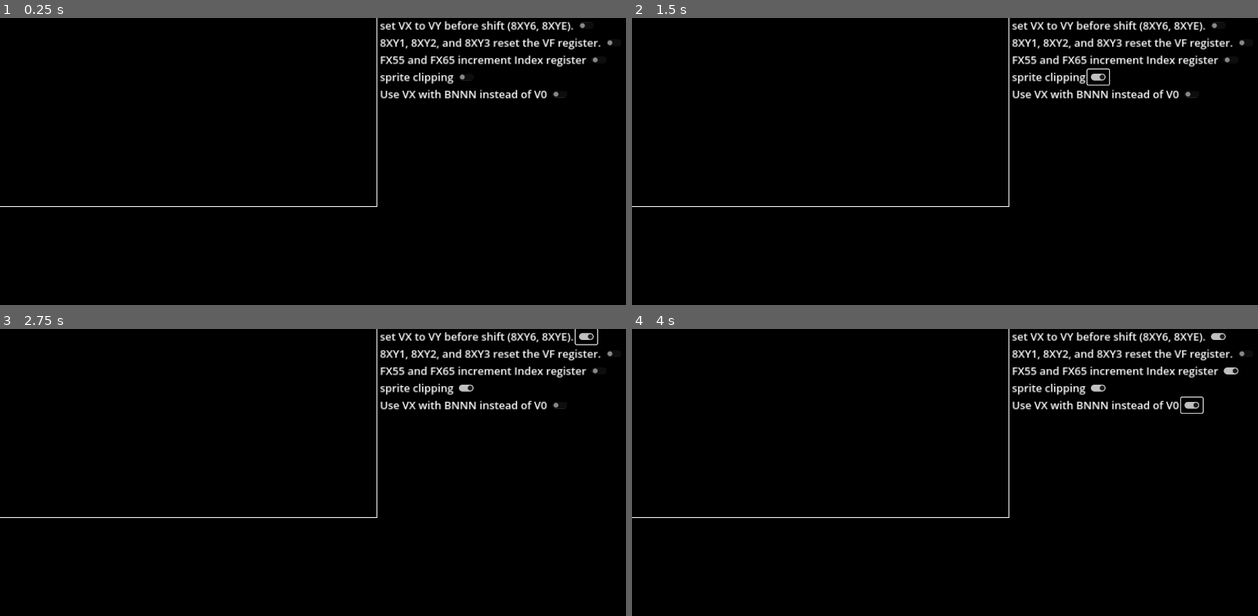
Above: before the commit, frames 1-4 (two rows, left to right).
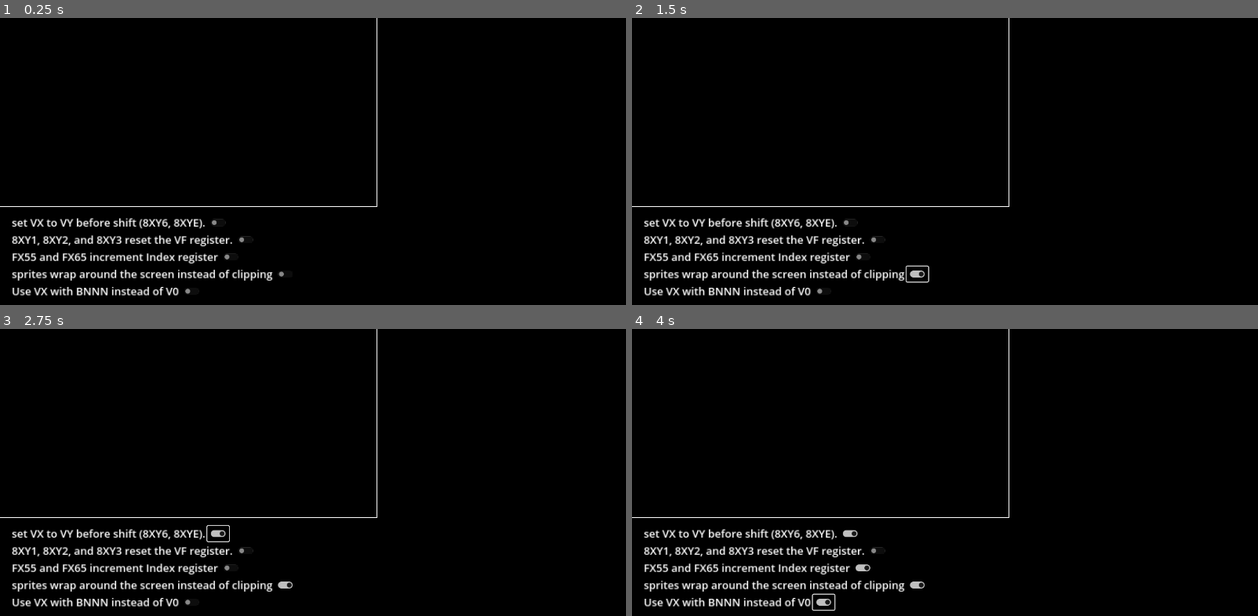
Above: after the commit, the same moments.

Repository: samir-alhindi/chip8_emulator_Godot_4
Game: Godot game, scene res://main.tscn
Same seed, same stepped clock (60 frames per second), same inputs: the game is played once before the commit and once after it. This scene is started directly instead of the project's main scene.
Inputs (mouse positions are in pixels of both pictures, inside the frame that each line leads up to; where the layout moved, square brackets give the same spot in the first picture):
- Up to frame 1 (0.25 s): no input
- Up to frame 2 (1.5 s): click (1095, 78) at 0.52 s; click (919, 273) at 1.27 s
- Up to frame 3 (2.75 s): click (219, 532) [588, 337] at 2 s
- Up to frame 4 (4 s): click (863, 567) [1232, 372] at 2.75 s; click (826, 601) [1189, 406] at 3.5 s

The runs differ from the first frame. In frame 1, 5.3% of the frame differs, in the area x 1-98%, y 1-97%; in frame 2, 5.5%; in frame 3, 5.6%; in frame 4, 5.8%, in the area x 1-98%, y 1-99%.
Error before the commit: Invalid assignment of property or key 'big_endian' with value of type 'bool' on a base object of type 'null instance'. (res://emulator.gd:137)
Error after the commit: Invalid assignment of property or key 'big_endian' with value of type 'bool' on a base object of type 'null instance'. (res://emulator.gd:136)

Commit message:
Emulator runs ROMs perfectly now !

Diff:
--- a/emulator.gd
+++ b/emulator.gd
@@ -8,7 +8,6 @@
 var index_register: int = 0
 
 var stack: Array = []
-var stack_pointer: int = 0
 
 var screen: Array[PackedByteArray] = []
 
@@ -44,8 +43,8 @@
 var _8xy1_8xy2_8xy3_reset_VF: bool = false
 ## The save and load opcodes (Fx55 and Fx65) increment the index register.
 var FX55_and_FX65_increment_I: bool = false
-## Sprites don't wrap around the screen.
-var sprite_clipping: bool = false
+## Sprites wrap around the screen instead of being clipped.
+var sprite_wrap: bool = false
 ## use VX with BNNN instead of V0
 var use_V0_in_BNNN: bool = false
 ## Where the font data (1, 2, 3,...E, F) is stored in RAM.
@@ -160,7 +159,6 @@
 
 			elif opcode == 0x00EE: # 00EE: Returns from a subroutine.
 				program_counter = stack.pop_back()
-				stack_pointer -= 1
 
 			else:
 				print("ERROR: 0x%x is unknown opcode." % opcode)
@@ -173,7 +171,6 @@
 		0x2000: # 1st nibble is '2':
 			# 2NNN: Calls subroutine at NNN.
 			stack.append(program_counter) # Push current PC to stack so we can return later.
-			stack_pointer += 1
 			program_counter = (opcode & 0x0FFF) - 2 # Subtract 2 so it our PC increment doesn't ruin our address.
 
 		0x3000: # 1st nibble is '3':
@@ -298,38 +295,40 @@
 			registers[opcode >> 8 & 0x0F] = result
 
 		0xD000: # 1st nibble is 'D':
-			# DXYN: Draws a sprite at coordinate (VX, VY)...
-
-			registers[0xF] = 0 # VF register must be cleared first.
-			var x_pos: int = registers[opcode >> 8 & 0xF] % 64
+			# DXYN: Draws a sprite at coordinate (VX, VY):
+			var X_POS: int = registers[opcode >> 8 & 0xF] % 64
+			var x_pos: int = X_POS
 			var y_pos: int = registers[opcode >> 4 & 0xF] % 32
+			registers[0xF] = 0 # VF register must be cleared.
 			var sprite_height: int = opcode & 0x000F
 			for i: int in range(sprite_height):
 				var byte: int = RAM[index_register + i]
+				# For each of the 8 bits in this byte:
 				for j: int in range(8):
-					 # drawing when reaching end of screen.
-					if x_pos >= 64 or x_pos < 0:
-						if sprite_clipping == true:
-							# Stop drawing row when reaching end of screen:
-							# Fix x_pos's value:
-							x_pos = registers[opcode >> 8 & 0xF] % 64
-							# Increment x_pos so it doesn't get ruined later:
-							x_pos += 8
+					# Get current pixel and see if it's a '1' or a '0':
+					var pixel: int = 1 if (byte << j & 0b10000000) != 0 else 0
+					 # Check if pixel collision.
+					if screen[x_pos][y_pos] == 1 and pixel == 1:
+						# Turn off pixel on screen:
+						screen[x_pos][y_pos] = 0
+						registers[0xF] = 1
+					elif pixel == 1 and screen[x_pos][y_pos] == 0:
+						screen[x_pos][y_pos] = 1
+					x_pos += 1
+					if x_pos >= 64:
+						if not sprite_wrap:
 							break
-						elif sprite_clipping == false:
+						elif sprite_wrap:
 							x_pos = x_pos % 64
-					screen[x_pos][y_pos] = screen[x_pos][y_pos] ^ (byte << j & 0b10000000)
-					if screen[x_pos][y_pos] ^ (byte << j & 0b10000000) != 0: # Check if pixel collision.
-						registers[0xF] = 1 # add 1 to the flag register VF.
-					x_pos += 1
+
 				y_pos += 1
-				x_pos -= 8
-				# drawing when reaching end of screen.
-				if y_pos >= 32 or y_pos < 0:
-					if sprite_clipping == true:
+				if y_pos >= 32:
+					if not sprite_wrap:
 						break
-					elif sprite_clipping == false:
+					elif sprite_wrap:
 						y_pos = y_pos % 32
+				x_pos = X_POS
+
 
 		0xE000: # 1st nibble is 'E':
 			# Still more data in last 2 nibbles:
@@ -442,8 +441,8 @@
 func _on_increment_i_pressed() -> void:
 	FX55_and_FX65_increment_I = not FX55_and_FX65_increment_I
 
-func _on_sprite_clipping_pressed() -> void:
-	sprite_clipping = not sprite_clipping
+func _on_sprite_wrapping_pressed() -> void:
+	sprite_wrap = not sprite_wrap
 
 func _on_bnnn_pressed() -> void:
 	use_V0_in_BNNN = not use_V0_in_BNNN
--- a/main.tscn
+++ b/main.tscn
@@ -30,13 +30,15 @@
 texture_filter = 1
 
 [node name="QuirksContainer" type="VBoxContainer" parent="CanvasLayer"]
-anchors_preset = 11
-anchor_left = 1.0
-anchor_right = 1.0
-anchor_bottom = 1.0
-offset_left = -505.0
-offset_right = -2.0
-offset_bottom = -254.0
+anchors_preset = -1
+anchor_left = 0.019
+anchor_top = 0.628
+anchor_right = 0.019
+anchor_bottom = 1.011
+offset_left = -0.320002
+offset_top = 0.0799866
+offset_right = 592.68
+offset_bottom = -0.0400391
 grow_horizontal = 0
 grow_vertical = 2
 theme = SubResource("Theme_e7l4w")
@@ -76,9 +78,9 @@
 
 [node name="Label" type="Label" parent="CanvasLayer/QuirksContainer/HBoxContainer4"]
 layout_mode = 2
-text = "sprite clipping"
+text = "sprites wrap around the screen instead of clipping"
 
-[node name="SpriteClipping" type="CheckButton" parent="CanvasLayer/QuirksContainer/HBoxContainer4"]
+[node name="SpriteWrapping" type="CheckButton" parent="CanvasLayer/QuirksContainer/HBoxContainer4"]
 layout_mode = 2
 
 [node name="HBoxContainer5" type="HBoxContainer" parent="CanvasLayer/QuirksContainer"]
@@ -101,5 +103,5 @@
 [connection signal="pressed" from="CanvasLayer/QuirksContainer/HBoxContainer/SetVXtoVYshift" to="CanvasLayer/SubViewportContainer/SubViewport/Emulator" method="_on_set_v_xto_v_yshift_pressed"]
 [connection signal="pressed" from="CanvasLayer/QuirksContainer/HBoxContainer2/ResetVF" to="CanvasLayer/SubViewportContainer/SubViewport/Emulator" method="_on_reset_vf_pressed"]
 [connection signal="pressed" from="CanvasLayer/QuirksContainer/HBoxContainer3/IncrementI" to="CanvasLayer/SubViewportContainer/SubViewport/Emulator" method="_on_increment_i_pressed"]
-[connection signal="pressed" from="CanvasLayer/QuirksContainer/HBoxContainer4/SpriteClipping" to="CanvasLayer/SubViewportContainer/SubViewport/Emulator" method="_on_sprite_clipping_pressed"]
+[connection signal="pressed" from="CanvasLayer/QuirksContainer/HBoxContainer4/SpriteWrapping" to="CanvasLayer/SubViewportContainer/SubViewport/Emulator" method="_on_sprite_wrapping_pressed"]
 [connection signal="pressed" from="CanvasLayer/QuirksContainer/HBoxContainer5/BNNN" to="CanvasLayer/SubViewportContainer/SubViewport/Emulator" method="_on_bnnn_pressed"]
